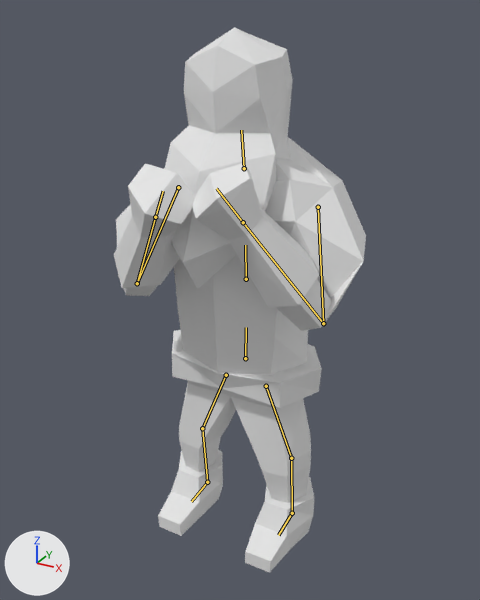
Before and after pictures for a commit that changed the Blender file Animations/WarriorEat.blend.
Both versions are drawn from a 50 mm lens placed at (4.86, -9.02, 8.98), pointed at (0.04, -0.26, 4.6). Lighting does not change. The marker at lower left points along +X, +Y and +Z. Both versions are drawn at frame 5 of the action 'Armature.001Action'; the numbers are the values there. The bones that bend it are drawn over the model as lines.
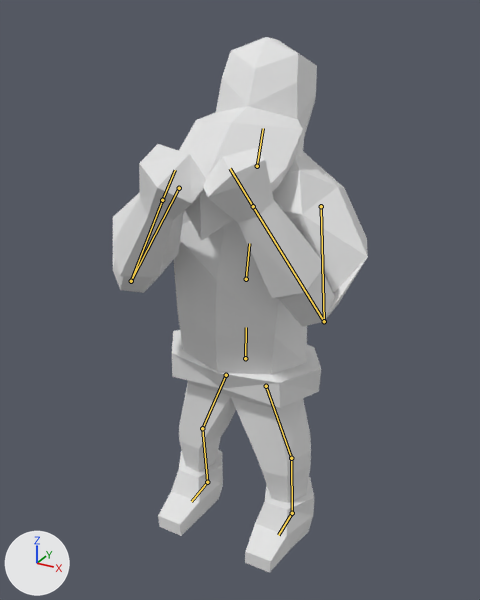
What the commit changed:
Bone 'Chest' (bone_chest) turns from (2, 0, 0) to (-12, 3, 0) degrees about its own x, y and z.
Bone 'Shoulder.R' (bone_shoulder_r) moves from (0.0, 0.0, 0.0) to (0.2, 0.04, 0.2).
Bone 'Shoulder.R' (bone_shoulder_r) turns from (35, -4, -16) to (33, -7, -12) degrees about its own x, y and z.
Bone 'Shoulder.L' (bone_shoulder_l) moves from (0.0, 0.0, 0.0) to (-0.28, 0.04, -0.08).
Bone 'Shoulder.L' (bone_shoulder_l) turns from (7, 10, 30) to (10, 12, 26) degrees about its own x, y and z.
Bone 'Head' (bone_head) moves from (0.0, 0.0, 0.0) to (0.0, -0.02, 0.01).
Bone 'Head' (bone_head) turns from (6, 0, 0) to (-11, 3, 0) degrees about its own x, y and z.

What differs and where, as boxes [x1, y1, x2, y2] in the pictures (480 x 600 px):
'Cube', posed: before [114, 27, 366, 573]; after [112, 37, 368, 573]
bone 'Chest', root to tip: before (246, 279) to (245, 245); after (246, 279) to (249, 243)
bone 'Shoulder.R', root to tip: before (178, 187) to (137, 283); after (179, 188) to (131, 281)
bone 'Shoulder.L', root to tip: before (318, 207) to (323, 323); after (321, 206) to (324, 321)
bone 'Head', root to tip: before (244, 168) to (241, 130); after (257, 166) to (263, 128)
